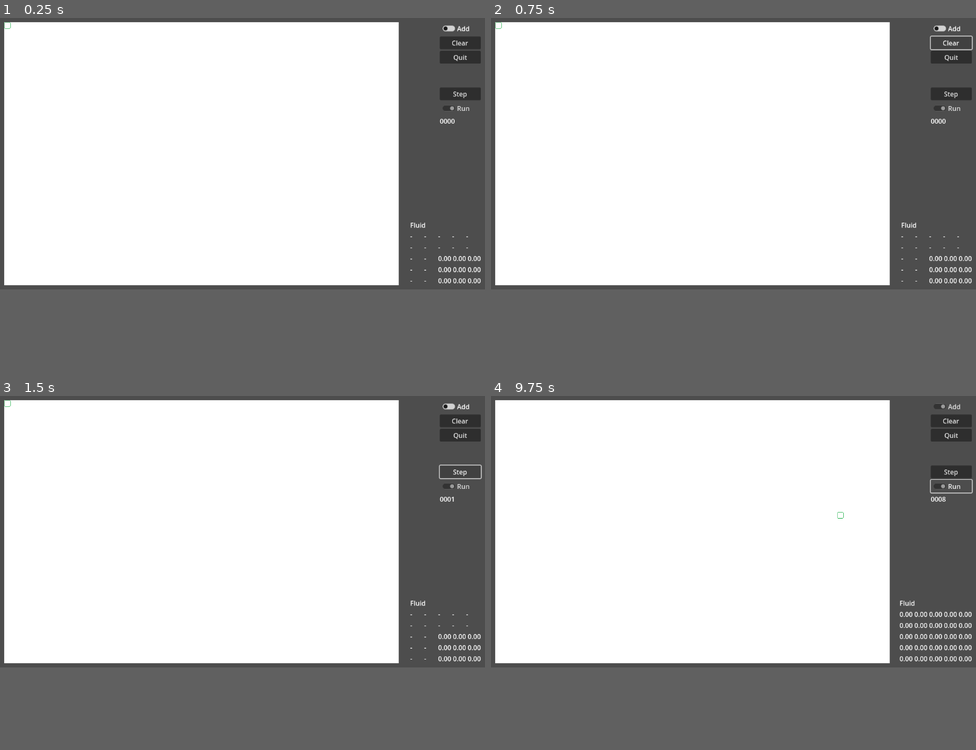
Above: before the commit, frames 1-4 (two rows, left to right).
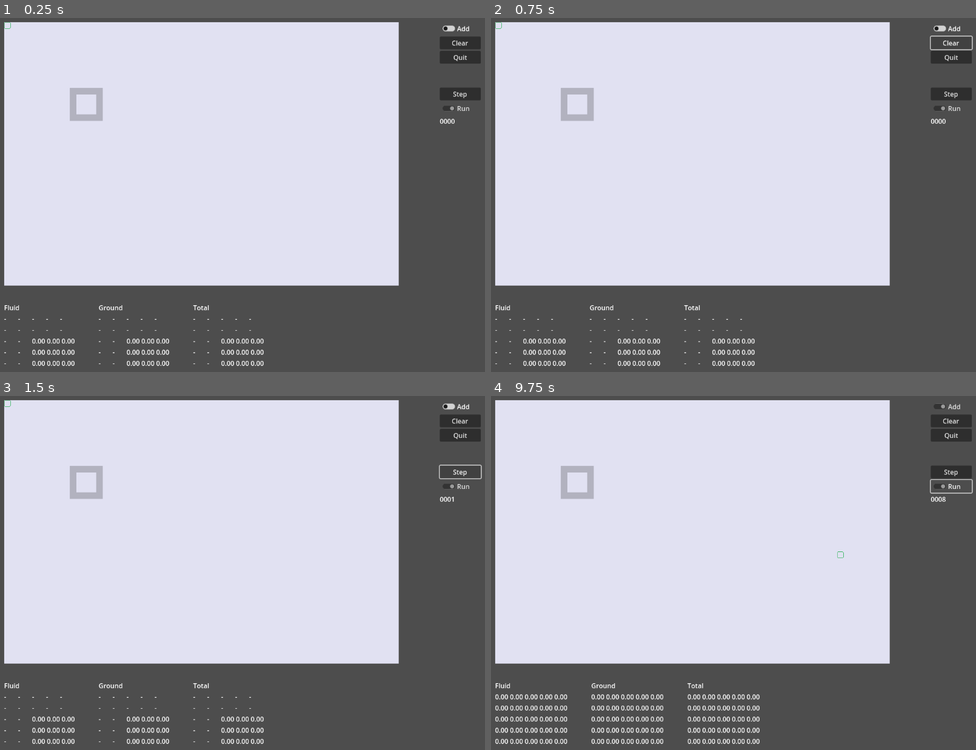
Above: after the commit, the same moments.

Repository: lycilph/GodotCreeper
Game: Godot game, scene res://Simulation/simulation.tscn
Two runs of this game, one before a commit and one after it. Both use one fixed random seed, a clock stepped at 60 frames per second and the inputs below.
Inputs (mouse positions are in pixels of both pictures, inside the frame that each line leads up to):
- Up to frame 1 (0.25 s): no input
- Up to frame 2 (0.75 s): click "Clear" at 0.5 s
- Up to frame 3 (1.5 s): click "Step" at 1.25 s
- Up to frame 4 (9.75 s): click "Add" at 2 s; click "Run" at 2.75 s; click "Add" at 3.5 s; click "Clear" at 4.25 s; click "Step" at 5 s; click "Run" at 5.75 s; click "Add" at 6.5 s; click "Clear" at 7.25 s; click "Step" at 8 s; click "Run" at 8.75 s; tap Enter at 9.5 s; move the mouse to (840, 519) at 9.52 s; click (840, 519) at 9.67 s
The window is 800x447 before the commit and 800x583 after it. Grey fills any space a smaller window leaves; there, only what the larger window draws over its background counts as a difference.

The runs differ from the first frame. In frame 1, 62% of the frame differs, in the area x 0-100%, y 1-99%; in frame 2, 62%; in frame 3, 62%; in frame 4, 63%.

Commit message:
Adding ground to simulation

Diff:
--- a/Simulation/cell.gd
+++ b/Simulation/cell.gd
@@ -1,9 +1,16 @@
 class_name Cell extends Node2D
 
-var ground_level : float
+var ground_level : float = 0.0
 var fluid_level : float = 0.0
 var velocity : float
 var buffer : float
 var neighbors : Array
 
 var fluid_sprite : Sprite2D
+var ground_sprite : Sprite2D
+
+func has_fluid() -> bool:
+	return fluid_level > 0
+
+func level() -> float:
+	return ground_level + fluid_level
--- a/Simulation/simulation.gd
+++ b/Simulation/simulation.gd
@@ -2,13 +2,18 @@
 
 @export var run_button : Button
 @export var add_button : Button
+@export var ground_node : Node2D
 @export var fluid_node : Node2D
 @export var fluid_debug_node : Control
+@export var ground_debug_node : Control
+@export var total_debug_node : Control
 @export var selection_sprite : Sprite2D
 @export var simulation_timer : Timer
 @export var iteration_label : Label
 
 var fluid_debug_labels : Array
+var ground_debug_labels : Array
+var total_debug_labels : Array
 
 var map : Array
 var width = 60
@@ -30,6 +35,7 @@
 	set_neighbors()
 
 	var creeper_img = load("res://Art/creeper.png")
+	var ground_img = load("res://Art/landscape.png")
 	for y in height:
 		for x in width:
 			var sprite = Sprite2D.new()
@@ -39,25 +45,75 @@
 			fluid_node.add_child(sprite)
 			map[y*width+x].fluid_sprite = sprite
 
+			sprite = Sprite2D.new()
+			sprite.texture = ground_img
+			sprite.hframes = 10
+			sprite.frame = 0
+			sprite.centered = false
+			sprite.position = Vector2i(x*tile + boundary, y*tile+boundary)
+			ground_node.add_child(sprite)
+			map[y*width+x].ground_sprite = sprite
+
+	create_map()
+
 	create_fluid_debug_labels()
-
-	update_sprites()
+	update_sprites()
+
+func create_map():
+	map[10*width+10].ground_level = 2
+	map[10*width+11].ground_level = 2
+	map[10*width+12].ground_level = 2
+	map[10*width+13].ground_level = 2
+	map[10*width+14].ground_level = 2
+
+	map[11*width+10].ground_level = 2
+	map[11*width+14].ground_level = 2
+
+	map[12*width+10].ground_level = 2
+	map[12*width+14].ground_level = 2
+
+	map[13*width+10].ground_level = 2
+	map[13*width+14].ground_level = 2
+
+	map[14*width+10].ground_level = 2
+	map[14*width+11].ground_level = 2
+	map[14*width+12].ground_level = 2
+	map[14*width+13].ground_level = 2
+	map[14*width+14].ground_level = 2
 
 func create_fluid_debug_labels():
-	var label = Label.new()
-	label.text = "Fluid"
-	fluid_debug_node.add_child(label)
-
 	fluid_debug_labels.resize(25)
 	for a in 5:
 		var hbox = HBoxContainer.new()
 		fluid_debug_node.add_child(hbox)
 		for b in 5:
-			label = Label.new()
+			var label = Label.new()
 			label.text = "0.0"
 			label.custom_minimum_size.x = 30
 			hbox.add_child(label)
 			fluid_debug_labels[a*5+b] = label
+
+	ground_debug_labels.resize(25)
+	for a in 5:
+		var hbox = HBoxContainer.new()
+		ground_debug_node.add_child(hbox)
+		for b in 5:
+			var label = Label.new()
+			label.text = "0.0"
+			label.custom_minimum_size.x = 30
+			hbox.add_child(label)
+			ground_debug_labels[a*5+b] = label
+
+	total_debug_labels.resize(25)
+	for a in 5:
+		var hbox = HBoxContainer.new()
+		total_debug_node.add_child(hbox)
+		for b in 5:
+			var label = Label.new()
+			label.text = "0.0"
+			label.custom_minimum_size.x = 30
+			hbox.add_child(label)
+			total_debug_labels[a*5+b] = label
 
 func set_neighbors():
 	# Center
@@ -102,7 +158,12 @@
 
 func update_sprites():
 	for i in map.size():
-		map[i].fluid_sprite.modulate.a = map[i].fluid_level * 10
+		map[i].ground_sprite.frame = map[i].ground_level
+
+	# Update fluid
+	for i in map.size():
+		map[i].fluid_sprite.modulate.a = map[i].fluid_level * 10.0
+		#map[i].fluid_sprite.modulate.a = snapped(map[i].fluid_level, 0.2) * 10.0
 
 	# Debug
 	var x = selection % width
@@ -118,6 +179,25 @@
 			else:
 				fluid_debug_labels[yy*5+xx].text = "%.2f" % value
 
+	for yy in range(5):
+		for xx in range(5):
+			var value = get_ground(xx+x-2, yy+y-2)
+			if (value is String):
+				ground_debug_labels[yy*5+xx].text = value
+			else:
+				ground_debug_labels[yy*5+xx].text = "%.2f" % value
+
+	for yy in range(5):
+		for xx in range(5):
+			var value = get_total(xx+x-2, yy+y-2)
+			if (value is String):
+				total_debug_labels[yy*5+xx].text = value
+			else:
+				total_debug_labels[yy*5+xx].text = "%.2f" % value
+
+func step():
+	step_simulation_including_ground()
+
 func step_simulation():
 	iteration += 1
 	for i in (width*height):
@@ -134,6 +214,26 @@
 		var cell = map[i]
 		cell.fluid_level = cell.buffer
 
+func step_simulation_including_ground():
+	iteration += 1
+	for i in (width*height):
+		var cell = map[i]
+		var f = 0
+		var active_neighbors = 0
+		for n in cell.neighbors:
+			var neighbor = map[n]
+			if (neighbor.has_fluid() and neighbor.level() > cell.level()):
+				f += map[n].fluid_level
+				active_neighbors += 1
+		f -= active_neighbors*cell.fluid_level
+		cell.velocity += c*c*f*dt
+		cell.velocity *= velocity_scale
+		cell.buffer = cell.fluid_level + cell.velocity*dt
+
+	for i in (width*height):
+		var cell = map[i]
+		cell.fluid_level = cell.buffer
+
 func get_cell(x : int, y : int):
 	return map[y*width+x]
 
@@ -145,21 +245,39 @@
 		return "-"
 	return get_cell(x,y).fluid_level
 
+func get_ground(x : int, y : int):
+	if (x < 0 or x >= width or y < 0 or y >= height):
+		return "-"
+	return get_cell(x,y).ground_level
+
+func get_total(x : int, y : int):
+	if (x < 0 or x >= width or y < 0 or y >= height):
+		return "-"
+	return get_cell(x,y).ground_level + get_cell(x,y).fluid_level
+
 func _unhandled_input(event):
 	if (event.is_action_pressed("ui_cancel")):
 		get_tree().quit()
 	elif event is InputEventMouseButton and event.is_pressed() and event.button_index == MOUSE_BUTTON_LEFT:
-		var x = floori(event.position.x - boundary) / tile
-		var y = floori(event.position.y - boundary) / tile
-		selection = (y*width)+x
-		if (add_button.button_pressed):
-			map[selection].fluid_level = 10
-		update_sprites()
+		if (event.position.x > boundary and event.position.x <= (width*tile+boundary) and event.position.y > boundary and event.position.y <= (height*tile+boundary)):
+			var x = floori(event.position.x - boundary) / tile
+			var y = floori(event.position.y - boundary) / tile
+			selection = (y*width)+x
+			if (add_button.button_pressed):
+				map[selection].fluid_level = 10
+			update_sprites()
+	elif event is InputEventMouseButton and event.is_pressed() and event.button_index == MOUSE_BUTTON_RIGHT:
+		if (event.position.x > boundary and event.position.x <= (width*tile+boundary) and event.position.y > boundary and event.position.y <= (height*tile+boundary)):
+			var x = floori(event.position.x - boundary) / tile
+			var y = floori(event.position.y - boundary) / tile
+			get_cell(x,y).ground_level += 1
+			update_sprites()
 
 func _on_clear_button_pressed():
 	iteration = 0
 	for i in map.size():
 		map[i].fluid_level = 0
+		map[i].velocity = 0
 	update_sprites()
 
 func _on_quit_button_pressed():
@@ -172,9 +290,9 @@
 		simulation_timer.stop()
 
 func _on_step_button_pressed():
-	step_simulation()
+	step()
 	update_sprites()
 
 func _on_timer_timeout():
-	step_simulation()
-	update_sprites()
+	step()
+	update_sprites()
--- a/Simulation/simulation.tscn
+++ b/Simulation/simulation.tscn
@@ -3,25 +3,20 @@
 [ext_resource type="Script" path="res://Simulation/simulation.gd" id="1_cqcgk"]
 [ext_resource type="Texture2D" uid="uid://cl61lmw6fnuho" path="res://Art/selection.png" id="2_nwc2w"]
 
-[node name="Simulation" type="Node2D" node_paths=PackedStringArray("run_button", "add_button", "fluid_node", "fluid_debug_node", "selection_sprite", "simulation_timer", "iteration_label")]
+[node name="Simulation" type="Node2D" node_paths=PackedStringArray("run_button", "add_button", "ground_node", "fluid_node", "fluid_debug_node", "ground_debug_node", "total_debug_node", "selection_sprite", "simulation_timer", "iteration_label")]
 script = ExtResource("1_cqcgk")
 run_button = NodePath("CanvasLayer/MarginContainer/VBoxContainer/RunButton")
 add_button = NodePath("CanvasLayer/MarginContainer/VBoxContainer/AddButton")
+ground_node = NodePath("Ground")
 fluid_node = NodePath("Fluid")
-fluid_debug_node = NodePath("CanvasLayer/MarginContainer2/VBoxContainer")
+fluid_debug_node = NodePath("CanvasLayer/MarginContainer2/HBoxContainer/FluidVBoxContainer")
+ground_debug_node = NodePath("CanvasLayer/MarginContainer2/HBoxContainer/GroundVBoxContainer")
+total_debug_node = NodePath("CanvasLayer/MarginContainer2/HBoxContainer/TotalVBoxContainer")
 selection_sprite = NodePath("Sprite2D")
 simulation_timer = NodePath("Timer")
 iteration_label = NodePath("CanvasLayer/MarginContainer/VBoxContainer/IterationLabel")
 
 [node name="Ground" type="Node2D" parent="."]
-
-[node name="ColorRect" type="ColorRect" parent="Ground"]
-custom_minimum_size = Vector2(960, 640)
-offset_left = 10.0
-offset_top = 10.0
-offset_right = 970.0
-offset_bottom = 650.0
-mouse_filter = 2
 
 [node name="Fluid" type="Node2D" parent="."]
 
@@ -82,14 +77,11 @@
 text = "0001"
 
 [node name="MarginContainer2" type="MarginContainer" parent="CanvasLayer"]
-anchors_preset = 3
-anchor_left = 1.0
+anchors_preset = 2
 anchor_top = 1.0
-anchor_right = 1.0
 anchor_bottom = 1.0
-offset_left = -81.0
 offset_top = -80.0
-grow_horizontal = 0
+offset_right = 81.0
 grow_vertical = 0
 size_flags_vertical = 8
 theme_override_constants/margin_left = 10
@@ -97,8 +89,37 @@
 theme_override_constants/margin_right = 10
 theme_override_constants/margin_bottom = 10
 
-[node name="VBoxContainer" type="VBoxContainer" parent="CanvasLayer/MarginContainer2"]
+[node name="HBoxContainer" type="HBoxContainer" parent="CanvasLayer/MarginContainer2"]
 layout_mode = 2
+
+[node name="FluidVBoxContainer" type="VBoxContainer" parent="CanvasLayer/MarginContainer2/HBoxContainer"]
+layout_mode = 2
+
+[node name="Label" type="Label" parent="CanvasLayer/MarginContainer2/HBoxContainer/FluidVBoxContainer"]
+layout_mode = 2
+text = "Fluid"
+
+[node name="Control" type="Control" parent="CanvasLayer/MarginContainer2/HBoxContainer"]
+custom_minimum_size = Vector2(50, 0)
+layout_mode = 2
+
+[node name="GroundVBoxContainer" type="VBoxContainer" parent="CanvasLayer/MarginContainer2/HBoxContainer"]
+layout_mode = 2
+
+[node name="Label" type="Label" parent="CanvasLayer/MarginContainer2/HBoxContainer/GroundVBoxContainer"]
+layout_mode = 2
+text = "Ground"
+
+[node name="Control2" type="Control" parent="CanvasLayer/MarginContainer2/HBoxContainer"]
+custom_minimum_size = Vector2(50, 0)
+layout_mode = 2
+
+[node name="TotalVBoxContainer" type="VBoxContainer" parent="CanvasLayer/MarginContainer2/HBoxContainer"]
+layout_mode = 2
+
+[node name="Label" type="Label" parent="CanvasLayer/MarginContainer2/HBoxContainer/TotalVBoxContainer"]
+layout_mode = 2
+text = "Total"
 
 [node name="Timer" type="Timer" parent="."]
 wait_time = 0.1
--- a/project.godot
+++ b/project.godot
@@ -18,7 +18,7 @@
 [display]
 
 window/size/viewport_width=1180
-window/size/viewport_height=660
+window/size/viewport_height=860
 
 [rendering]
 
